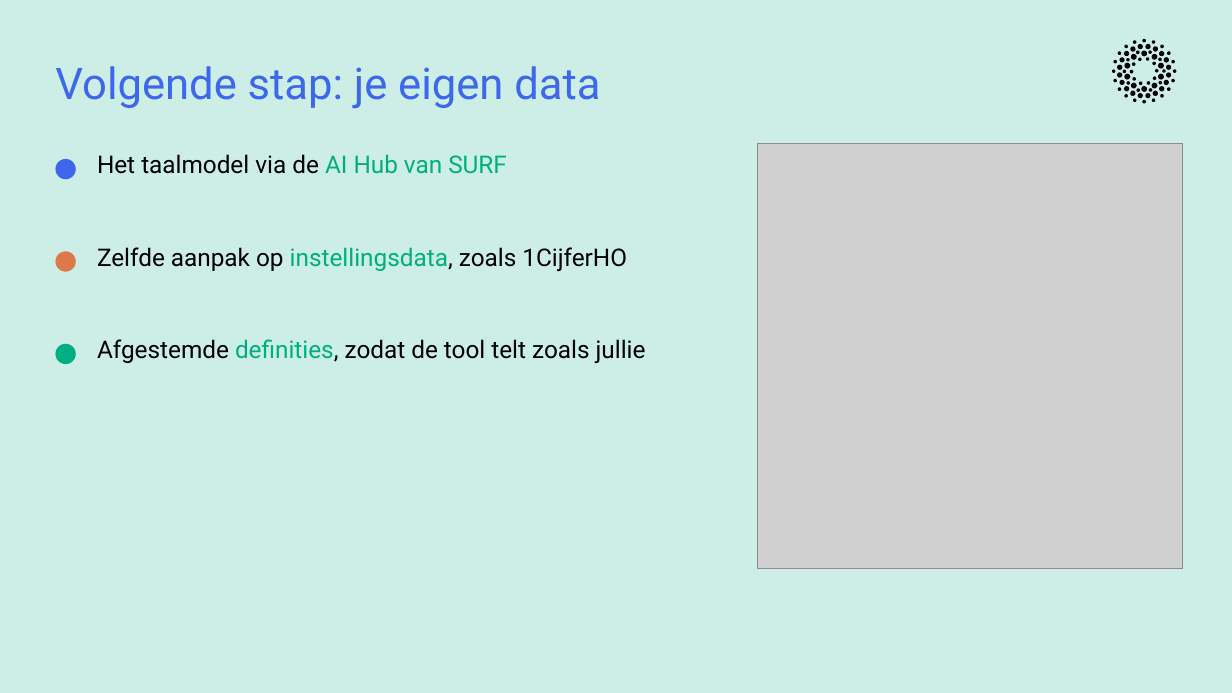
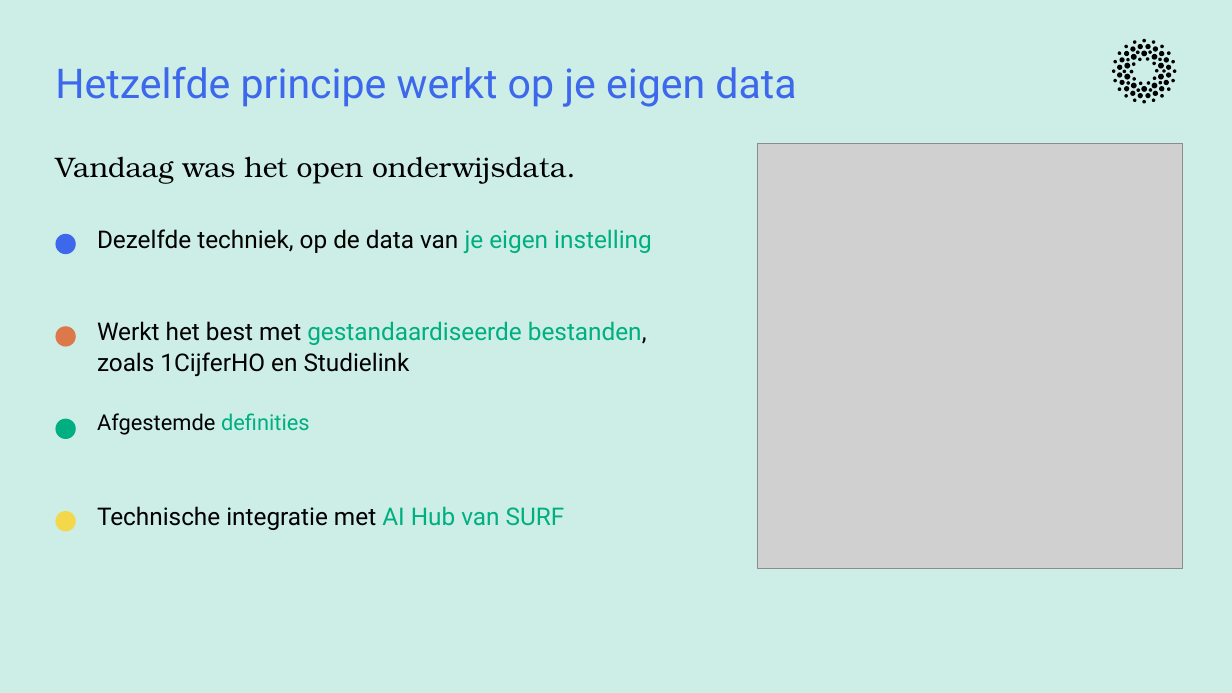
Before and after one commit to cedanl/clidev-presentaties, a slide deck: slide 20 of exports/261029_dair_onderwijsdata/261029_dair_onderwijsdata.pptx (slide 21 before the commit). Drawn at 1232x693 pixels with LibreOffice and Linux fonts; fonts in the diff are those of the drawing; grey boxes stand for pictures. Boxes give left, top, right and bottom in pixels: in the first picture for what was removed or moved away, otherwise in the second. Text is boxed around its words. In the diff, an @@ line names an element or a change of style, - is before the commit and + after.

```diff
--- a/exports/261029_dair_onderwijsdata/261029_dair_onderwijsdata.pptx
+++ b/exports/261029_dair_onderwijsdata/261029_dair_onderwijsdata.pptx
@@ text at (55, 67, 796, 107): text changed; size 34 to 32 pt @@
-Volgende stap: je eigen data
+Hetzelfde principe werkt op je eigen data
@@ text added at (55, 156, 575, 184), 22 pt, text #000000 @@
+Vandaag was het open onderwijsdata.
@@ text removed at (97, 154, 507, 174) @@
-Het taalmodel via de AI Hub van SURF
@@ text added at (97, 229, 652, 253), 19 pt, text #000000 @@
+Dezelfde techniek, op de data van je eigen instelling
@@ text removed at (97, 247, 627, 271) @@
-Zelfde aanpak op instellingsdata, zoals 1CijferHO
@@ text added at (97, 321, 647, 376), 19 pt, text #000000 @@
+Werkt het best met gestandaardiseerde bestanden, zoals 1CijferHO en Studielink
@@ 3 ellipses: place and size @@
-3 ellipses at (55, 159, 76, 364)
+3 ellipses at (55, 234, 76, 439)
@@ text at (97, 413, 310, 435): text changed; size 19 to 17 pt @@
-Afgestemde definities, zodat de tool telt zoals jullie
+Afgestemde definities
@@ text added at (97, 506, 565, 530), 19 pt, text #000000 @@
+Technische integratie met AI Hub van SURF
@@ ellipse added at (55, 511, 76, 531), fill #F4D74B @@
```
Also in this commit, not shown: 15 other slides changed, 4 slides added, 4 slides removed, 2 other files.
